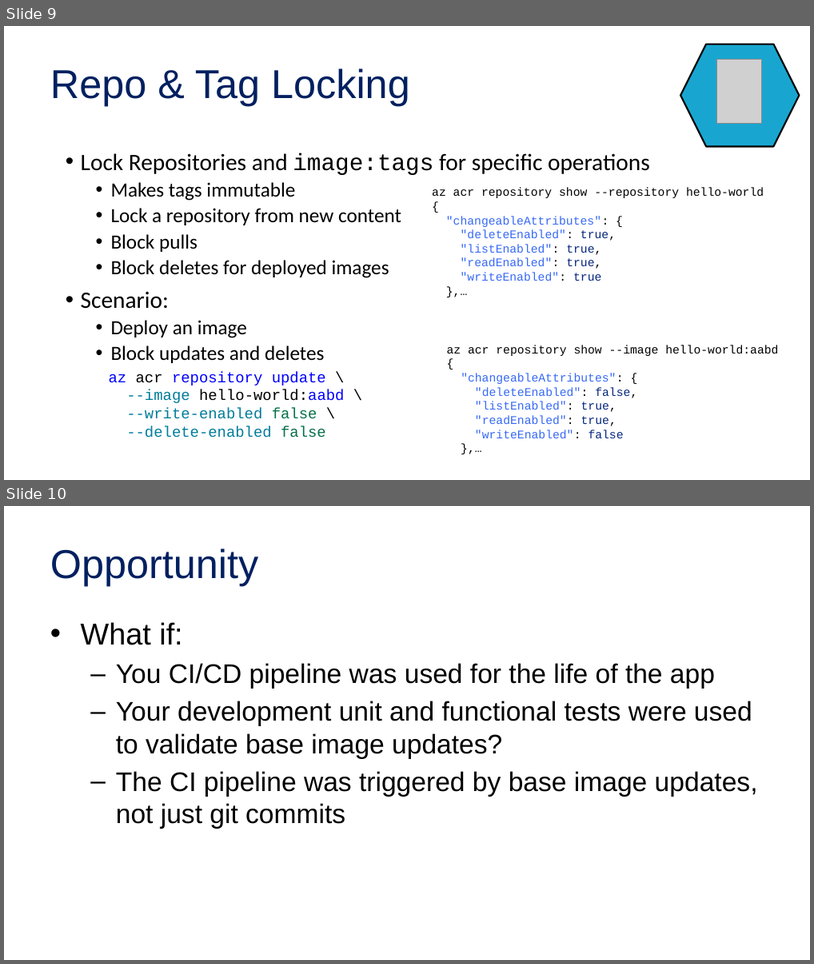
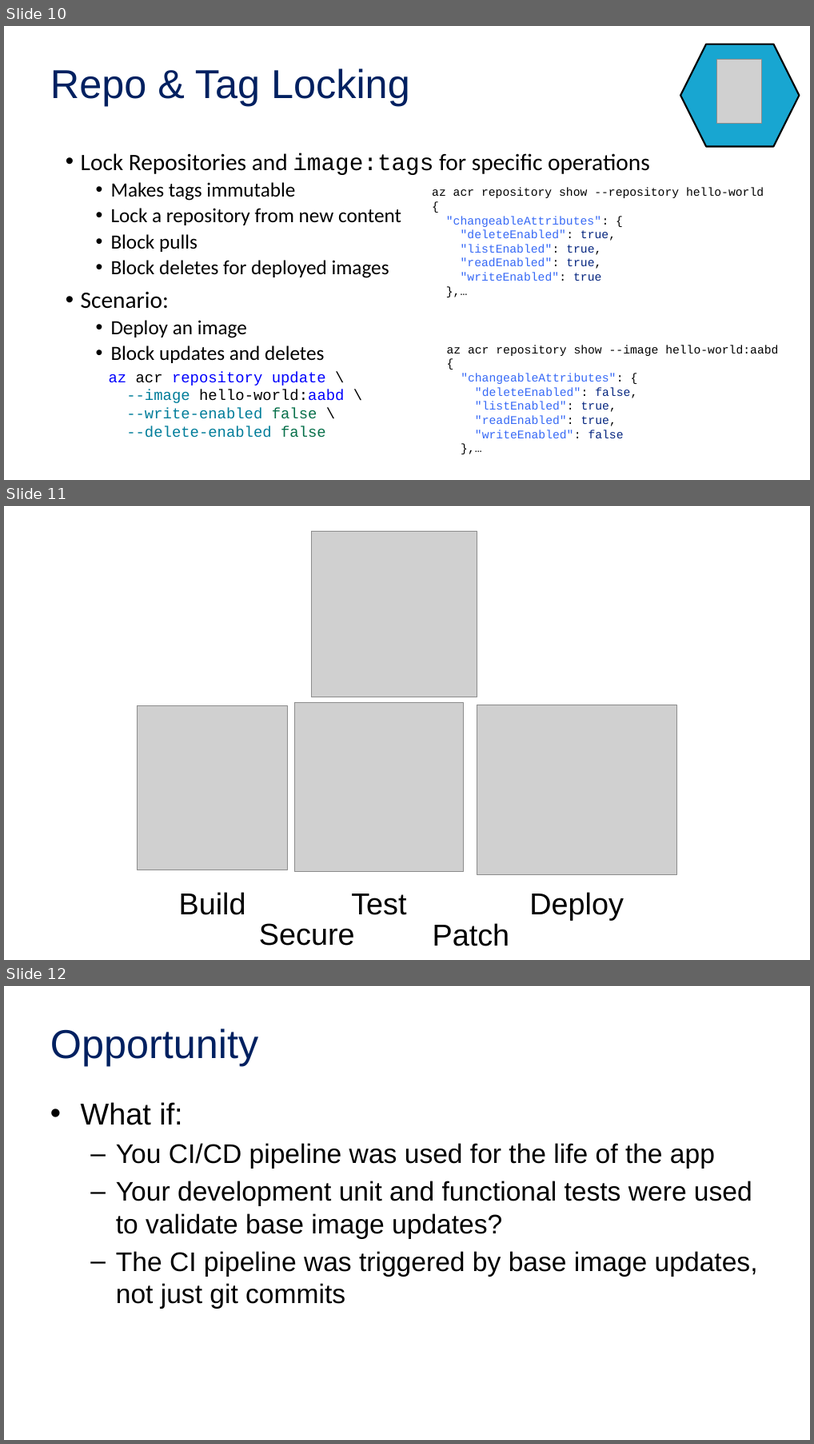
Before and after one commit to SteveLasker/Presentations, a slide deck: CloudContainersLive/CloudContainersLive19-OSandFxPatching.pptx. Shown one above the other, each under a label of ours: slides 9 and 10 before the commit, slides 10, 11 and 12 after it. The pictures are 814x964 and 814x1444 pixels, drawn with LibreOffice and Linux fonts; fonts in the diff are those of the drawing; grey boxes stand for pictures; background and template pictures are left out. Boxes give left, top, right and bottom in pixels: in the first picture for what was removed or moved away, otherwise in the second. Text is boxed around its words. In the diff, an @@ line names an element or a change of style, - is before the commit and + after.

```diff
--- a/CloudContainersLive/CloudContainersLive19-OSandFxPatching.pptx
+++ b/CloudContainersLive/CloudContainersLive19-OSandFxPatching.pptx
@@ slide 11 added at (4, 506, 810, 960), background picture (left out) @@
@@ group added at (138, 532, 678, 875): 4 pictures @@
@@ text added at (179, 892, 246, 915), 36 pt, text #000000 @@
+Build
@@ text added at (351, 893, 406, 915), 36 pt, text #000000 @@
+Test
@@ text added at (530, 892, 624, 920), 36 pt, text #000000 @@
+Deploy
@@ text added at (259, 923, 355, 945), 36 pt, text #000000 @@
+Secure
@@ text added at (433, 923, 510, 946), 36 pt, text #000000 @@
+Patch
@@ what was slide 9 is now slide 10 @@
@@ what was slide 10 is now slide 12 @@
```
Also in this commit, not shown: 5 slides changed, 1 other slide added, 1 other file.
